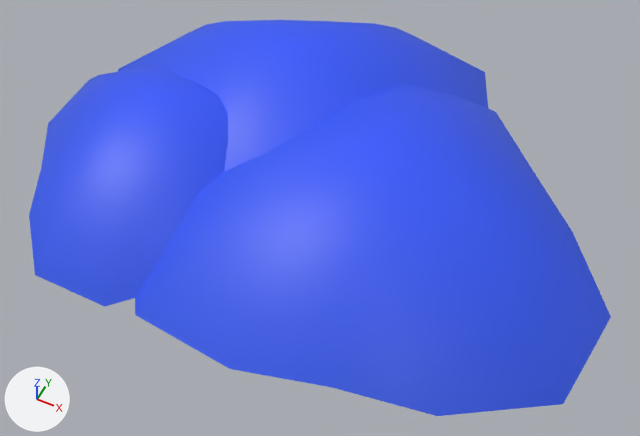
Two versions of the glTF model assets/models/plants/moss_cushion.glb, one commit apart.
Rendered twice from a 50 mm camera at (0.737, -1.064, 1.264) aimed at (0.195, 0.02, -0.092). Every picture has the same lights, and +X, +Y and +Z are marked at lower left. The first picture is the older version. Objects named as collision shapes, trigger or cutter boxes, shadow casters or lower levels of detail are left out. Vertices at exactly the same position are counted once.

The scene before the commit, as lines of its bpy script (objects in view):
```python
me_lod0 = bpy.data.meshes.new('lod0')
me_lod0.from_pydata(...)  # 213 vertices, 378 faces; spans x -0.491..0.79, y -0.374..0.671, z -0.09..0.148
me_lod0.materials.append(mat_defaultmaterial)
ob_lod0 = bpy.data.objects.new('lod0', me_lod0)
ob_lod0.location = (0.0, 0.0, 0.0)
```
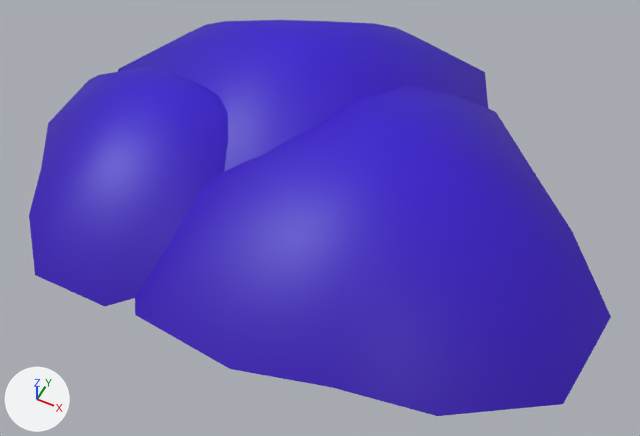
What differs and where, as boxes [x1, y1, x2, y2] in the pictures (640 x 436 px):
part 1 of me_lod0, recoloured (blue to purple): [29, 20, 611, 416] in both

The change, as a list of edits to the scene's bpy script:
```text
Change me_lod0:
    where me_lod0.from_pydata(...)  # 213 vertices, 378 faces; spans x -0.491..0.79, y -0.374..0.671, z -0.09..0.148
    used by ob_lod0; location = (0.0, 0.0, 0.0)
    me_lod0 part 1: 378 faces centred in x -0.465..0.741, y -0.336..0.617, z -0.069..0.136 are repainted in the vertex colours; the middle colour goes from blue #3258f1 to purple #3200c0
```
